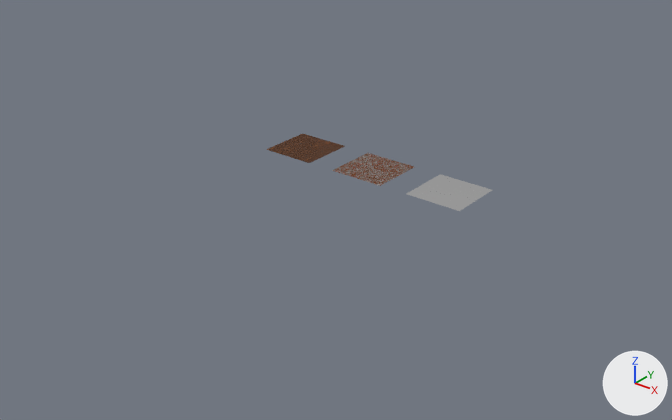
The Blender file MaterialLibrary.blend: old version first, new version second.
Before and after are seen from a camera (50 mm lens) standing at (17.1, -23.4, 12.4) and looking at (-0.6, -1.3, -1.3). Arrows for +X, +Y and +Z are at lower right; the lights stay in place.

In view in the first picture: 'Plane', 'RustedMetal', 'SmoothMetal'.
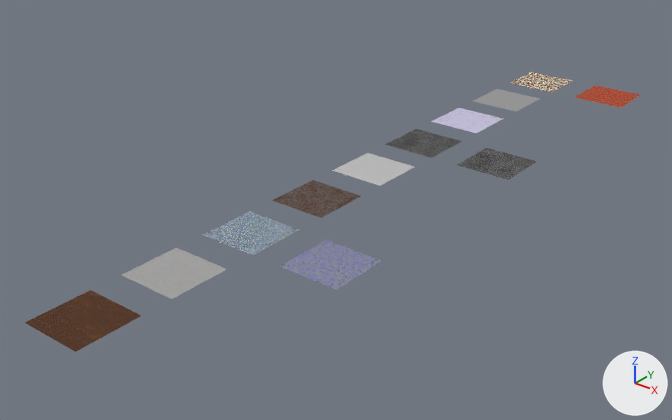
Where the change shows, as pixel boxes (x1, y1, x2, y2) in the pictures (672 x 420 px):
'DarkWood', added
    after: (25, 290, 141, 352)
'RustedMetal', moved, turned
    before: (332, 153, 414, 186)
    after: (272, 180, 361, 218)
'Plaster', added
    after: (122, 247, 227, 299)
'MediumTiles', added
    after: (280, 240, 381, 290)
'SmoothMetal', moved
    before: (407, 174, 492, 211)
    after: (474, 89, 540, 112)
'SmallTiles', added
    after: (203, 211, 299, 255)
'Plane', recoloured, moved
    before: (266, 134, 345, 163)
    after: (575, 85, 640, 108)
'ScratchedPlastic', added
    after: (332, 153, 414, 186)
'ConcreteWithCracks', added
    after: (457, 148, 537, 180)
'Concrete', added
    after: (385, 129, 462, 158)
'Glass', added
    after: (431, 108, 503, 133)
'BricksWithPlaster', added
    after: (510, 72, 573, 92)

Edits to the bpy script that builds the scene:
```text
Add mat_bricks:
    mat_bricks = bpy.data.materials.new('Bricks')
    # nodes: BsdfPrincipled, Bump, Mapping, Mix, OutputMaterial, TexBrick, TexCoord, TexNoise, ValToRGB
    # colours: orange #f85924, orange #f85a24, brown #a8725a, brown #34221c, light grey #dbdbdb, white #ffffff
Add mat_plaster:
    mat_plaster = bpy.data.materials.new('Plaster')
    # nodes: BsdfPrincipled, Bump, Invert, Mapping, Mix, OutputMaterial, TexCoord, TexNoise, ValToRGB
    # colours: grey #919191, black #000000, dark grey #606060, yellow #bc8700
Add mat_mediumtiles:
    mat_mediumtiles = bpy.data.materials.new('MediumTiles')
    # nodes: BsdfPrincipled, Bump, Mapping, Mix, OutputMaterial, TexBrick, TexCoord, TexNoise, ValToRGB
    # colours: white #ffffff, black #000000, orange #d9a02e, grey #a5a5a5, light grey #c7c9dc, blue #aeb4fc, white #eee7dc, black #3b3b3b
Add mat_smalltiles:
    mat_smalltiles = bpy.data.materials.new('SmallTiles')
    # nodes: BsdfPrincipled, Bump, Mapping, Mix, OutputMaterial, TexBrick, TexCoord, TexNoise, ValToRGB
    # colours: yellow #bca852, black #000000, white #ffffff, blue #97b3ca, dark blue #515b74, beige #fff4bf
Add mat_scratchedplastic:
    mat_scratchedplastic = bpy.data.materials.new('ScratchedPlastic')
    # nodes: BsdfPrincipled, Bump, Mapping, Math, OutputMaterial, TexCoord, TexVoronoi, ValToRGB
    # colours: black #000000, white #ffffff, grey #afafaf, light grey #c0c0c0
Add mat_concretewithcracks:
    mat_concretewithcracks = bpy.data.materials.new('ConcreteWithCracks')
    # nodes: BsdfPrincipled, Bump, Mapping, Mix, OutputMaterial, RGBCurve, TexCoord, TexNoise, TexVoronoi, ValToRGB
    # colours: black #000000, white #ffffff, black #272727, black #363636, dark grey #565656, grey #afafaf
Add mat_concrete:
    mat_concrete = bpy.data.materials.new('Concrete')
    # nodes: BsdfPrincipled, Bump, Mapping, Mix, OutputMaterial, RGBCurve, TexCoord, TexNoise, TexVoronoi, ValToRGB
    # colours: black #000000, white #ffffff, black #272727, black #363636, dark grey #565656, grey #afafaf
Add mat_glass:
    mat_glass = bpy.data.materials.new('Glass')
    # nodes: BsdfPrincipled, Bump, Invert, Mix, OutputMaterial, TexNoise, ValToRGB
    # colours: yellow #a77800, white #ccc6e7, black #000000, white #ffffff
Add mat_brickswithplaster:
    mat_brickswithplaster = bpy.data.materials.new('BricksWithPlaster')
    # nodes: BsdfPrincipled, Bump, Invert, Mapping, Mix, OutputMaterial, TexBrick, TexCoord, TexNoise, ValToRGB
    # colours: black #000000, white #ffffff, brown #34221c, light grey #d5d5d5, orange #f85924, dark red #7c2921, brown #a8725a, white #f6ffee
Change me_plane:
    where me_plane.from_pydata(...)  # 4 vertices, 1 face; spans x -1.0..1.0, y -1.0..1.0, z 0.0
    remove me_plane.materials.append(mat_doorwood)
    add me_plane.materials.append(mat_bricks)
Add me_glass:
    me_glass.from_pydata([(-1.0, -1.0, 0.0), (1.0, -1.0, 0.0), (-1.0, 1.0, 0.0), (1.0, 1.0, 0.0)], [], [(0, 1, 3, 2)])
    me_glass.materials.append(mat_glass)
Change ob_rustedmetal:
    ob_rustedmetal.location: (0.0, 0.0, 0.0) -> (0.0, -3.0, 0.0)
    ob_rustedmetal.rotation_euler: (0.0, 0.0, 0.0) -> (0.0, 0.0, 4.712)  # degrees (0, 0, 0) -> degrees (0, 0, 270)
Change ob_smoothmetal:
    ob_smoothmetal.location: (3.0, 0.0, 0.0) -> (0.0, 9.0, 0.0)
Change ob_plane:
    ob_plane.location: (-3.0, 0.0, 0.0) -> (3.0, 12.0, 0.0)
Add ob_darkwood:
    ob_darkwood = bpy.data.objects.new('DarkWood', me_darkwood)  # 4 vertices, 1 face; spans x -1.0..1.0, y -1.0..1.0, z 0.0
    ob_darkwood.location = (0.0, -12.0, 0.0)
    ob_darkwood.rotation_euler = (0.0, 0.0, 4.712)  # degrees (0, 0, 270)
Add ob_plaster:
    ob_plaster = bpy.data.objects.new('Plaster', me_plaster)  # 4 vertices, 1 face; spans x -1.0..1.0, y -1.0..1.0, z 0.0
    ob_plaster.location = (0.0, -9.0, 0.0)
Add ob_mediumtiles:
    ob_mediumtiles = bpy.data.objects.new('MediumTiles', me_mediumtiles)  # 4 vertices, 1 face; spans x -1.0..1.0, y -1.0..1.0, z 0.0
    ob_mediumtiles.location = (3.0, -6.0, 0.0)
    ob_mediumtiles.rotation_euler = (0.0, 0.0, 4.712)  # degrees (0, 0, 270)
Add ob_smalltiles:
    ob_smalltiles = bpy.data.objects.new('SmallTiles', me_smalltiles)  # 4 vertices, 1 face; spans x -1.0..1.0, y -1.0..1.0, z 0.0
    ob_smalltiles.location = (0.0, -6.0, 0.0)
    ob_smalltiles.rotation_euler = (0.0, 0.0, 4.712)  # degrees (0, 0, 270)
Add ob_scratchedplastic:
    ob_scratchedplastic = bpy.data.objects.new('ScratchedPlastic', me_scratchedplastic)  # 4 vertices, 1 face; spans x -1.0..1.0, y -1.0..1.0, z 0.0
    ob_scratchedplastic.location = (0.0, 0.0, 0.0)
Add ob_concretewithcracks:
    ob_concretewithcracks = bpy.data.objects.new('ConcreteWithCracks', me_concretewithcracks)  # 4 vertices, 1 face; spans x -1.0..1.0, y -1.0..1.0, z 0.0
    ob_concretewithcracks.location = (3.0, 3.0, 0.0)
Add ob_concrete:
    ob_concrete = bpy.data.objects.new('Concrete', me_concrete)  # 4 vertices, 1 face; spans x -1.0..1.0, y -1.0..1.0, z 0.0
    ob_concrete.location = (0.0, 3.0, 0.0)
Add ob_glass:
    ob_glass = bpy.data.objects.new('Glass', me_glass)
    ob_glass.location = (0.0, 6.0, 0.0)
Add ob_brickswithplaster:
    ob_brickswithplaster = bpy.data.objects.new('BricksWithPlaster', me_brickswithplaster)  # 4 vertices, 1 face; spans x -1.0..1.0, y -1.0..1.0, z 0.0
    ob_brickswithplaster.location = (0.0, 12.0, 0.0)
    ob_brickswithplaster.rotation_euler = (0.0, 0.0, 4.712)  # degrees (0, 0, 270)
```
